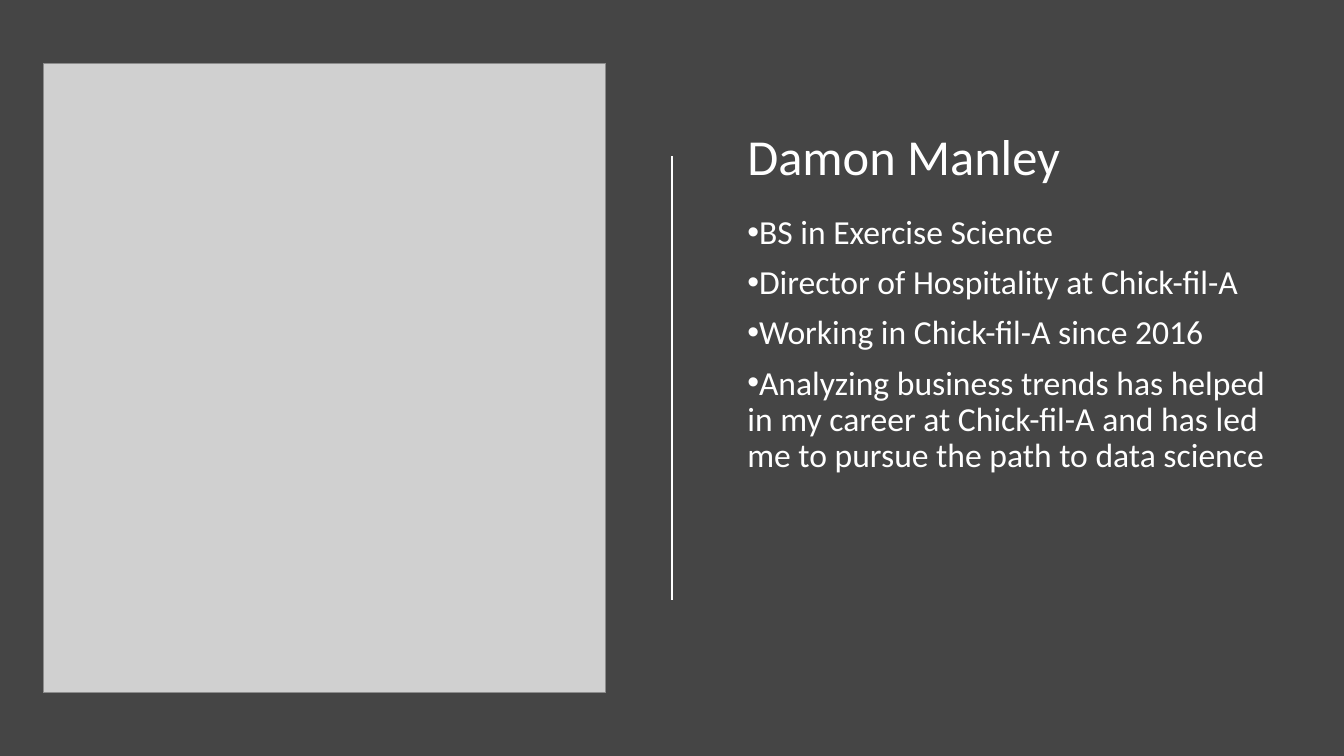
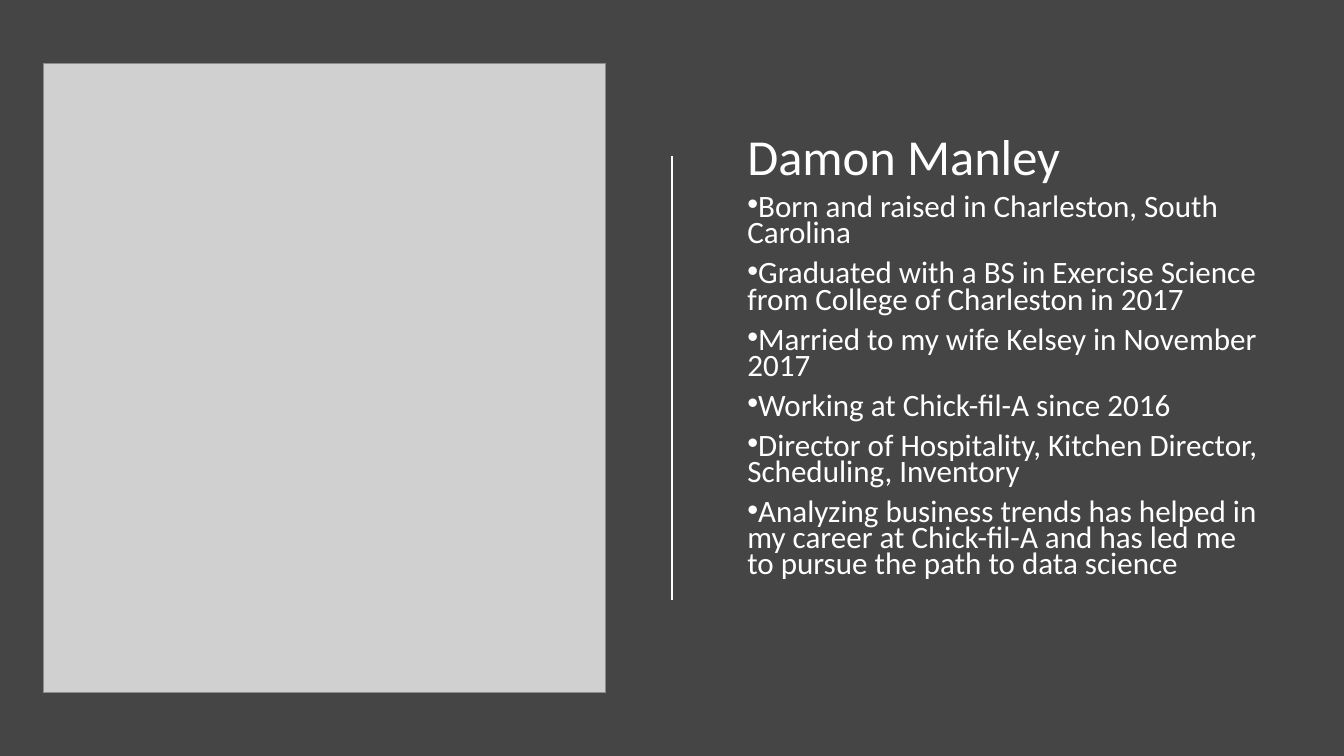
Before and after one commit to East-Coast-Collaboration/Final-Project, a slide deck: slide 2 of Presentation.pptx. Drawn at 1344x756 pixels with LibreOffice and Linux fonts; fonts in the diff are those of the drawing; grey boxes stand for pictures. Boxes give left, top, right and bottom in pixels: in the first picture for what was removed or moved away, otherwise in the second. Text is boxed around its words. In the diff, an @@ line names an element or a change of style, - is before the commit and + after.

```diff
--- a/Presentation.pptx
+++ b/Presentation.pptx
@@ text "Born and raised in Charleston, ...": place and size @@
-text "Born and raised in Charleston, ..." at bbox=[747, 221, 1265, 473]
+text "Born and raised in Charleston, ..." at bbox=[747, 195, 1258, 579]
@@ text at bbox=[747, 195, 1258, 488]: text changed; size 24 to 22.2 pt @@
-• BS in Exercise Science
-• Director of Hospitality at Chick-fil-A
-• Working in Chick-fil-A since 2016
+• Born and raised in Charleston, South Carolina
+• Graduated with a BS in Exercise Science from College of Charleston in 2017
+• Married to my wife Kelsey in November 2017
+• Working at Chick-fil-A since 2016
+• Director of Hospitality, Kitchen Director, Scheduling, Inventory
@@ text at bbox=[747, 500, 1256, 579]: size 24 to 22.2 pt in "Analyzing business trends has helped in my ..."; line spacing 0.9 to 0.7 @@
```
Also in this commit, not shown: 4 other slides changed, 1 slide added, 3 other files.
